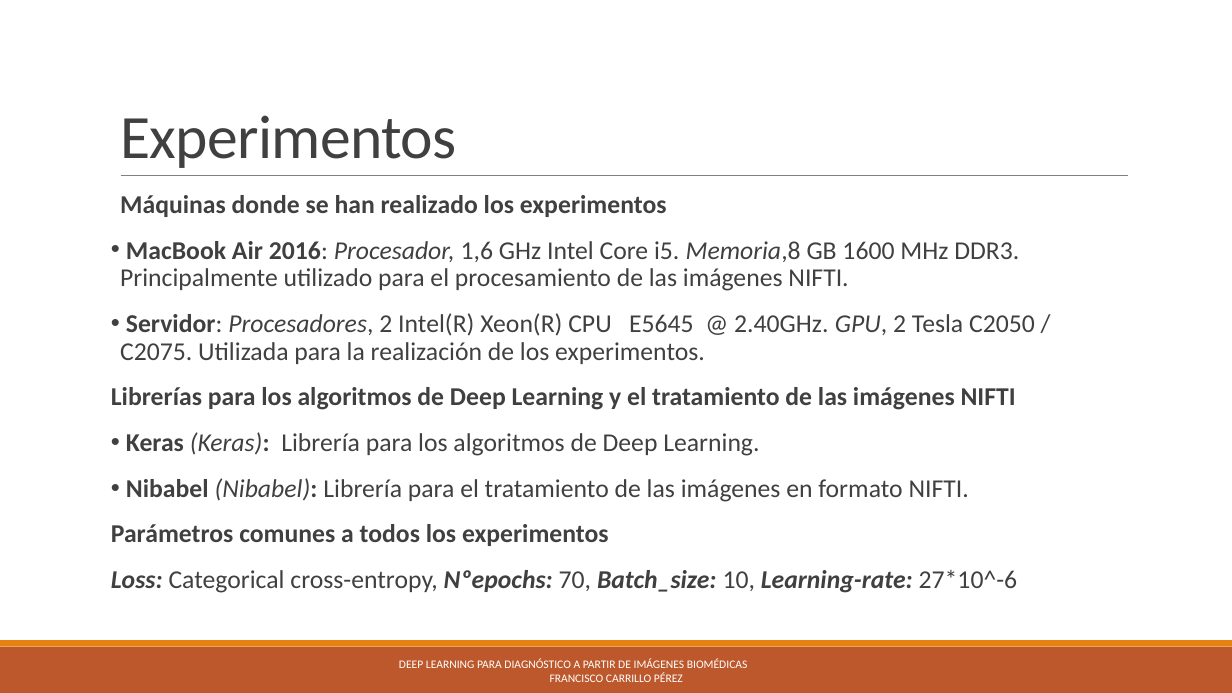
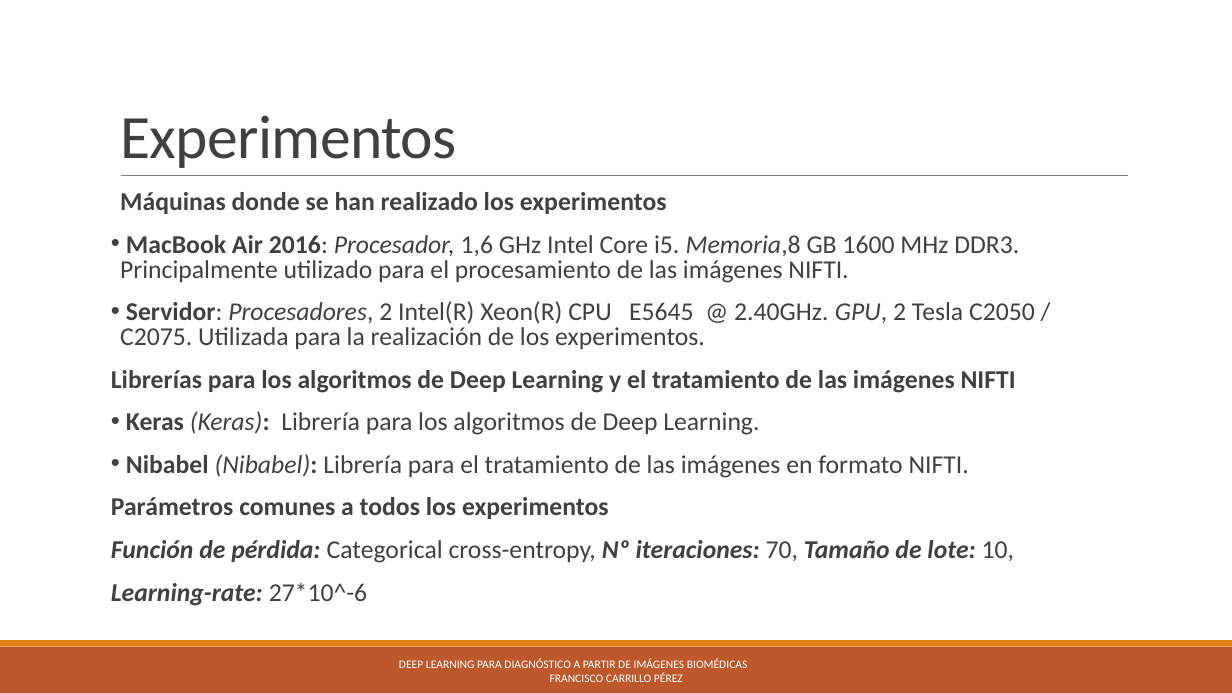
Before and after one commit to pacocp/Deep-Learning-para-diagnostico-a-partir-de-imagenes-Biomedicas, a slide deck: slide 12 of tfgpresentacion.pptx. Drawn at 1232x693 pixels with LibreOffice and Linux fonts; fonts in the diff are those of the drawing. Boxes give left, top, right and bottom in pixels: in the first picture for what was removed or moved away, otherwise in the second. Text is boxed around its words. In the diff, an @@ line names an element or a change of style, - is before the commit and + after.

```diff
--- a/tfgpresentacion.pptx
+++ b/tfgpresentacion.pptx
@@ text at <box>111,192,1035,519</box>: line spacing 0.9 to 0.8 @@
@@ text at <box>111,540,1014,606</box>: text changed @@
-Loss: Categorical cross-entropy, Nºepochs: 70, Batch_size: 10, Learning-rate: 27*10^-6
+Función de pérdida: Categorical cross-entropy, Nº iteraciones: 70, Tamaño de lote: 10,
+Learning-rate: 27*10^-6
```
Also in this commit, not shown: 14 other slides changed, 1 slide added.
